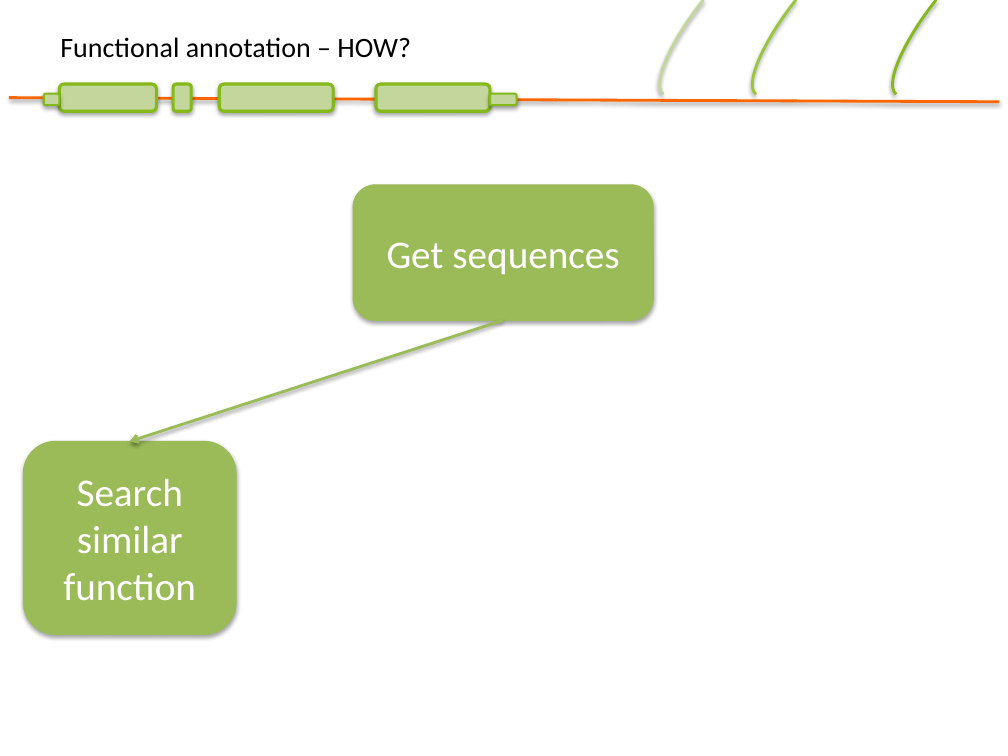
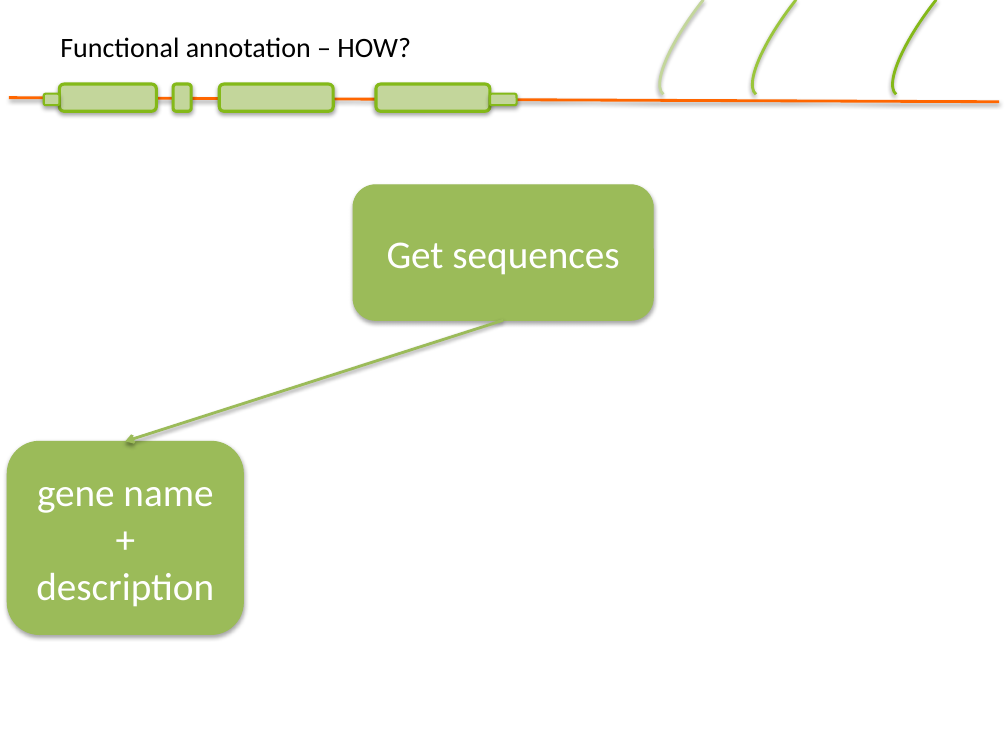
Before and after one commit to SGBC/course, a slide deck: slide 12 of nbis_annotation/slides/Functional_annotation.pptx (slide 11 before the commit). Drawn at 1008x756 pixels with LibreOffice and Linux fonts; fonts in the diff are those of the drawing; background and template pictures are left out. Boxes give left, top, right and bottom in pixels: in the first picture for what was removed or moved away, otherwise in the second. Text is boxed around its words. In the diff, an @@ line names an element or a change of style, - is before the commit and + after.

```diff
--- a/nbis_annotation/slides/Functional_annotation.pptx
+++ b/nbis_annotation/slides/Functional_annotation.pptx
@@ arrow moved from (503, 321) - (130, 442) to (503, 321) - (125, 442) @@
@@ rounded rectangle "gene name + description": place and size @@
-rounded rectangle "gene name + description" at [23, 442, 236, 635]
+rounded rectangle "gene name + description" at [7, 442, 243, 635]
@@ text in rounded rectangle at [36, 487, 214, 607]: text changed @@
-Search similar function
+gene name + description
```
Also in this commit, not shown: 7 other slides changed, 1 slide added, 7 other files.
